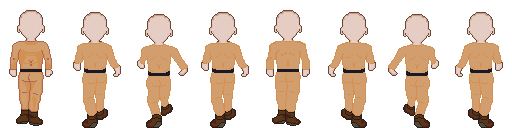
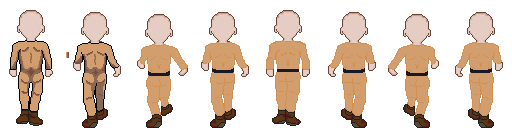
Comparing the layer stacks of the two (512, 128) images. Changes:
painted on "0_s" over [11, 41, 51, 112]
painted on "0" over [10, 40, 52, 112]
added layer "1_S" above "1" over [75, 51, 116, 111]
painted on "1" over [66, 42, 119, 114]
